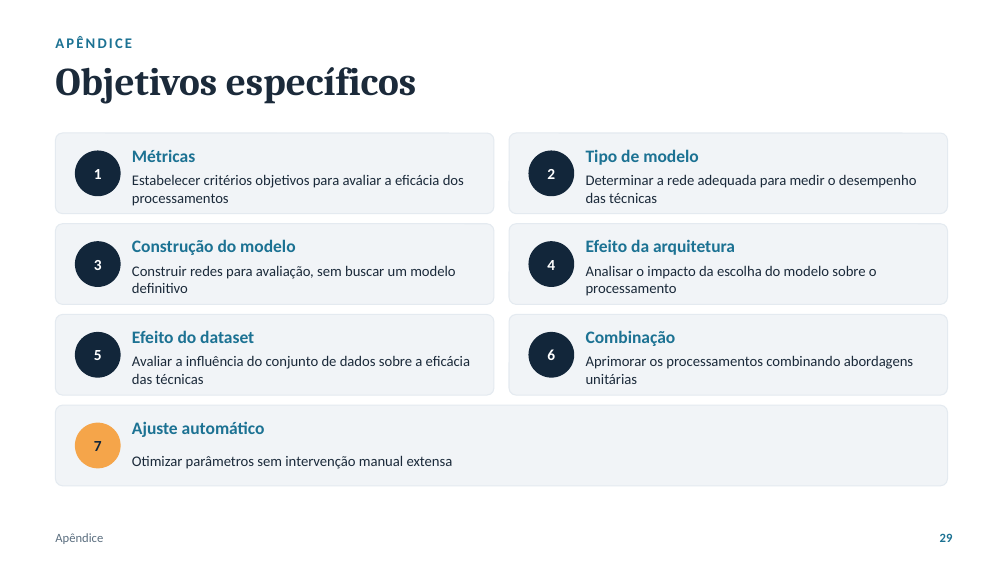
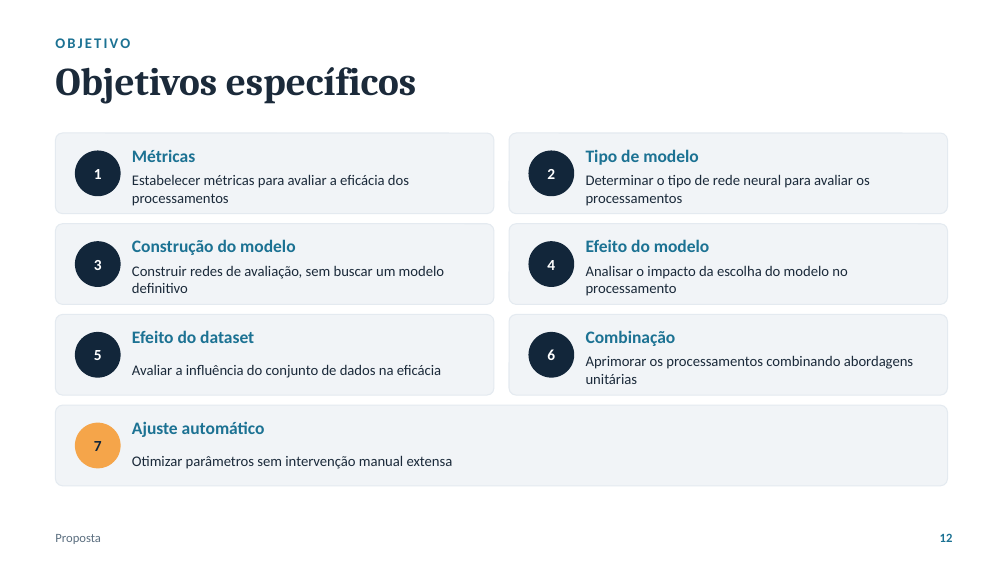
Before and after one commit to luanws/masters-thesis, a slide deck: slide 12 of presentation/defesa.pptx (slide 29 before the commit). Drawn at 1008x567 pixels with LibreOffice and Linux fonts; fonts in the diff are those of the drawing. Boxes give left, top, right and bottom in pixels: in the first picture for what was removed or moved away, otherwise in the second. Text is boxed around its words. In the diff, an @@ line names an element or a change of style, - is before the commit and + after.

```diff
--- a/presentation/defesa.pptx
+++ b/presentation/defesa.pptx
@@ text at bbox=[55, 38, 130, 48]: text changed @@
-APÊNDICE
+OBJETIVO
@@ text at bbox=[132, 174, 409, 206]: text changed @@
-Estabelecer critérios objetivos para avaliar a eficácia dos processamentos
+Estabelecer métricas para avaliar a eficácia dos processamentos
@@ text at bbox=[586, 174, 869, 206]: text changed @@
-Determinar a rede adequada para medir o desempenho das técnicas
+Determinar o tipo de rede neural para avaliar os processamentos
@@ text at bbox=[586, 239, 709, 252]: text changed @@
-Efeito da arquitetura
+Efeito do modelo
@@ text at bbox=[132, 265, 444, 293]: text changed @@
-Construir redes para avaliação, sem buscar um modelo definitivo
+Construir redes de avaliação, sem buscar um modelo definitivo
@@ text at bbox=[586, 265, 847, 296]: text changed @@
-Analisar o impacto da escolha do modelo sobre o processamento
+Analisar o impacto da escolha do modelo no processamento
@@ text at bbox=[132, 364, 441, 378]: text changed @@
-Avaliar a influência do conjunto de dados sobre a eficácia das técnicas
+Avaliar a influência do conjunto de dados na eficácia
@@ text at bbox=[55, 534, 101, 544]: text changed @@
-Apêndice
+Proposta
@@ text at bbox=[940, 533, 953, 542]: text changed @@
-29
+12
```
Also in this commit, not shown: 19 other slides changed, 6 slides added, 13 slides removed, 3 other files.
